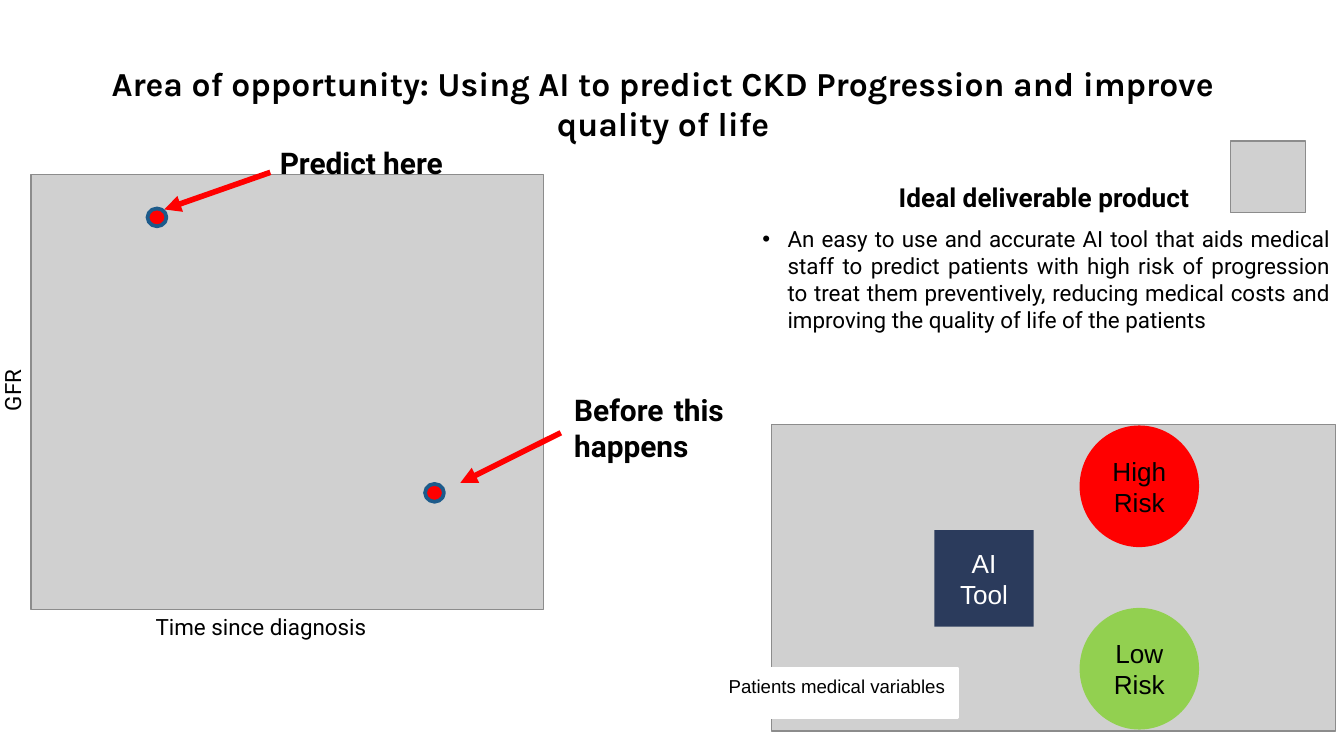
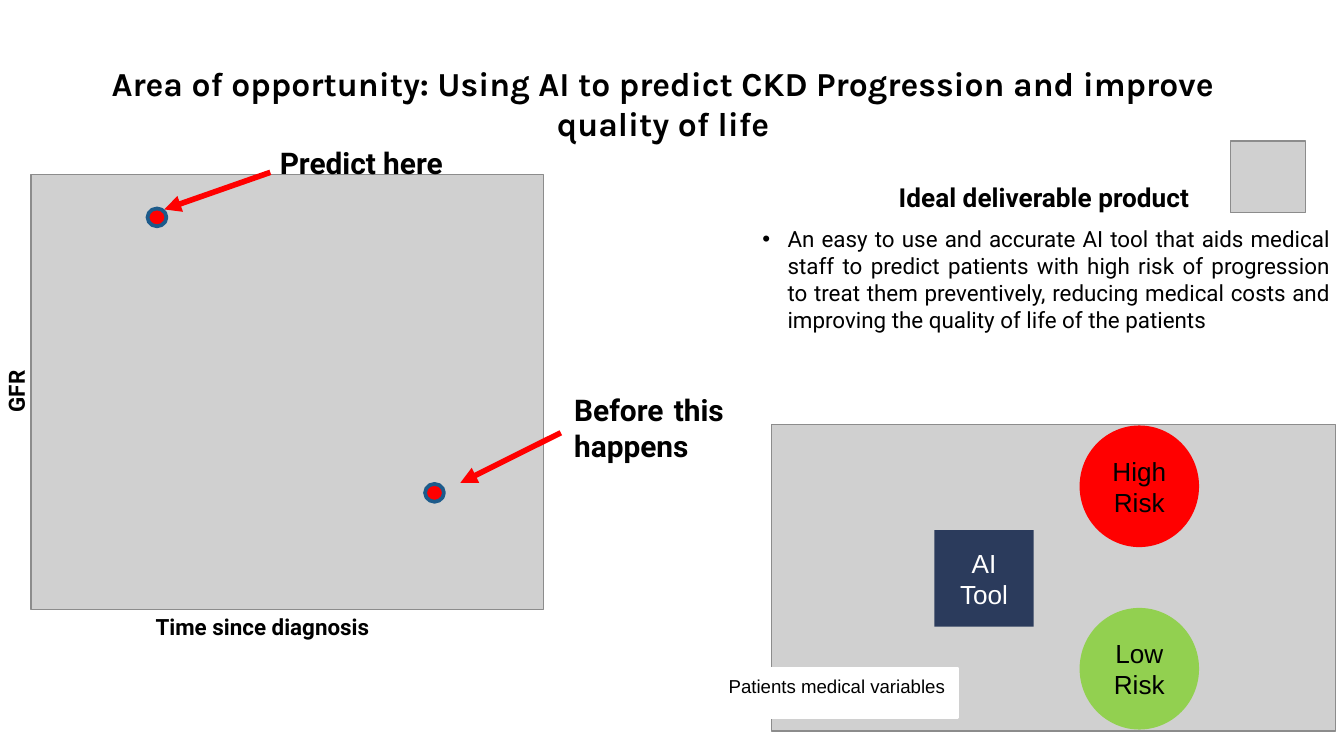
Before and after one commit to insomnium098/ChronicKidneyDiseaseChallenge, a slide deck: slide 5 of Slides.pptx. Drawn at 1344x756 pixels with LibreOffice and Linux fonts; fonts in the diff are those of the drawing; grey boxes stand for pictures. Boxes give left, top, right and bottom in pixels: in the first picture for what was removed or moved away, otherwise in the second. Text is boxed around its words. In the diff, an @@ line names an element or a change of style, - is before the commit and + after.

```diff
--- a/Slides.pptx
+++ b/Slides.pptx
@@ rounded rectangle "GFR" at bbox=[0, 331, 36, 427]: bold on @@
@@ rounded rectangle "GFR": place and size @@
-rounded rectangle "GFR" at bbox=[0, 330, 32, 425]
+rounded rectangle "GFR" at bbox=[0, 331, 36, 427]
@@ rounded rectangle "Time since diagnosis" at bbox=[142, 607, 399, 645]: bold on @@
```
Also in this commit, not shown: 1 other slide changed.
